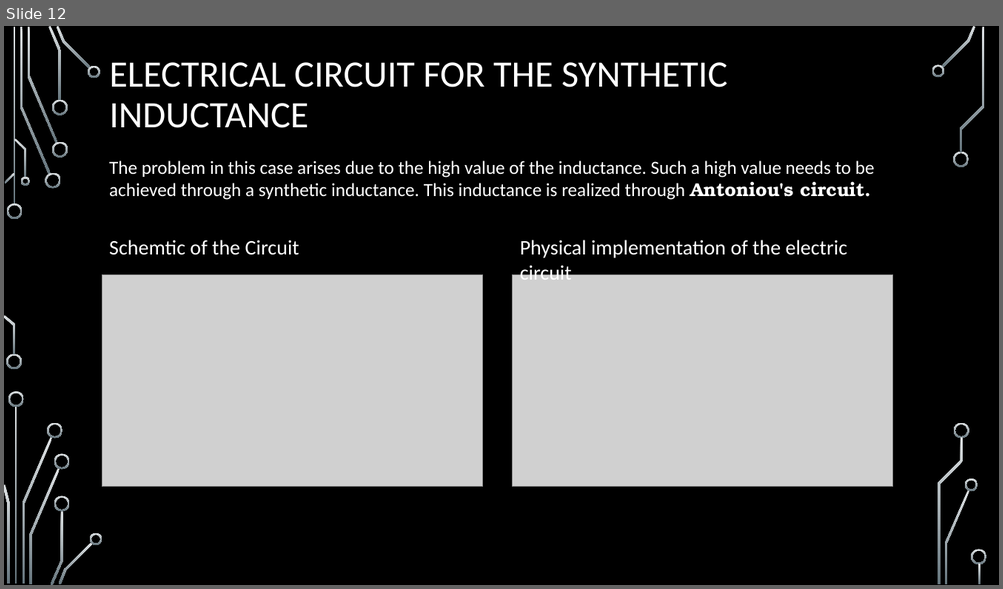
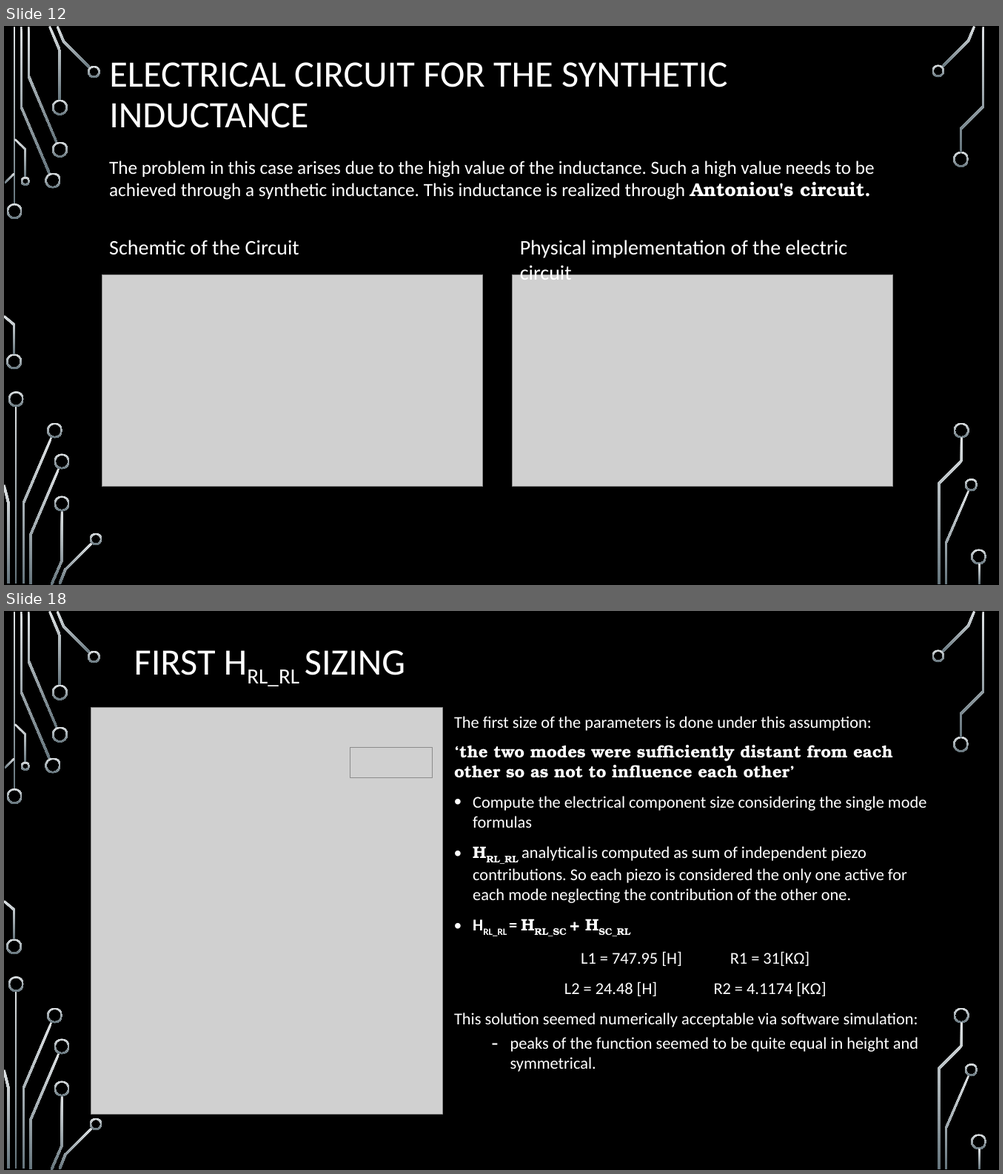
Before and after one commit to elchape99/SSCSA, a slide deck: presentazione_progetto.pptx. Shown one above the other, each under a label of ours: slide 12 before the commit, slides 12 and 18 after it; the slides between them are not shown. The pictures are 1003x589 and 1003x1174 pixels, drawn with LibreOffice and Linux fonts; fonts in the diff are those of the drawing; grey boxes stand for pictures; background and template pictures are left out. Boxes give left, top, right and bottom in pixels: in the first picture for what was removed or moved away, otherwise in the second. Text is boxed around its words. In the diff, an @@ line names an element or a change of style, - is before the commit and + after.

```diff
--- a/presentazione_progetto.pptx
+++ b/presentazione_progetto.pptx
@@ slide 18 added at [4,611,999,1170], background picture (left out); not listed: 36 template elements that a slide beside it also shows @@
@@ title added at [134,650,405,686], 36 pt, text #FFFFFF @@
+FIRST HRL_RL SIZING
@@ picture added at [91,708,443,1115] @@
@@ text added at [454,716,926,1072], 16 pt, text #FFFFFF @@
+The first size of the parameters is done under this assumption:
+‘the two modes were sufficiently distant from each other so as not to influence each other’
+• Compute the electrical component size considering the single mode formulas
+• HRL_RL analytical is computed as sum of independent piezo contributions. So each piezo is considered the only one active for each mode neglecting the contribution of the other one.
+• HRL_RL = HRL_SC + HSC_RL
+L1 = 747.95 [H] R1 = 31[KΩ]
+L2 = 24.48 [H] R2 = 4.1174 [KΩ]
+This solution seemed numerically acceptable via software simulation:
+  – peaks of the function seemed to be quite equal in height and symmetrical.
@@ picture added at [350,748,432,777] @@
```
Also in this commit, not shown: 7 slides changed, 9 other slides added, 3 slides removed, 13 other files.
